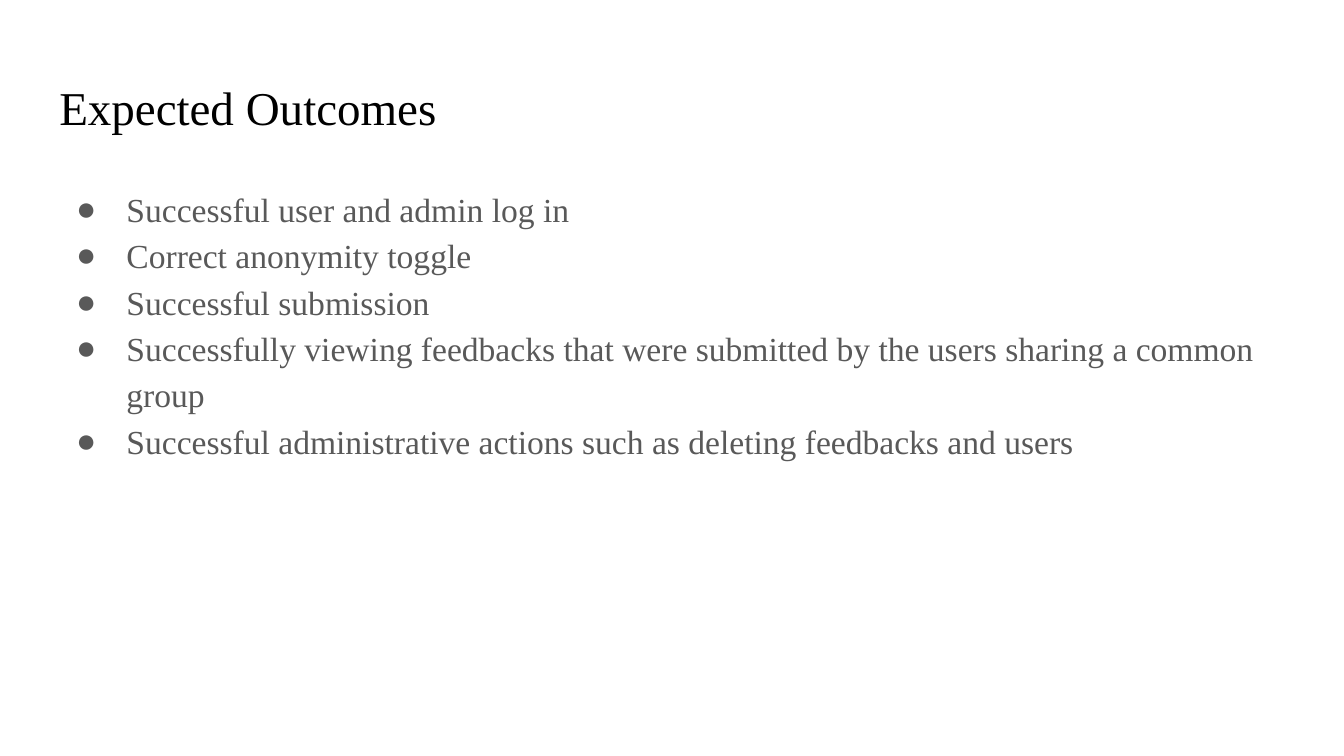
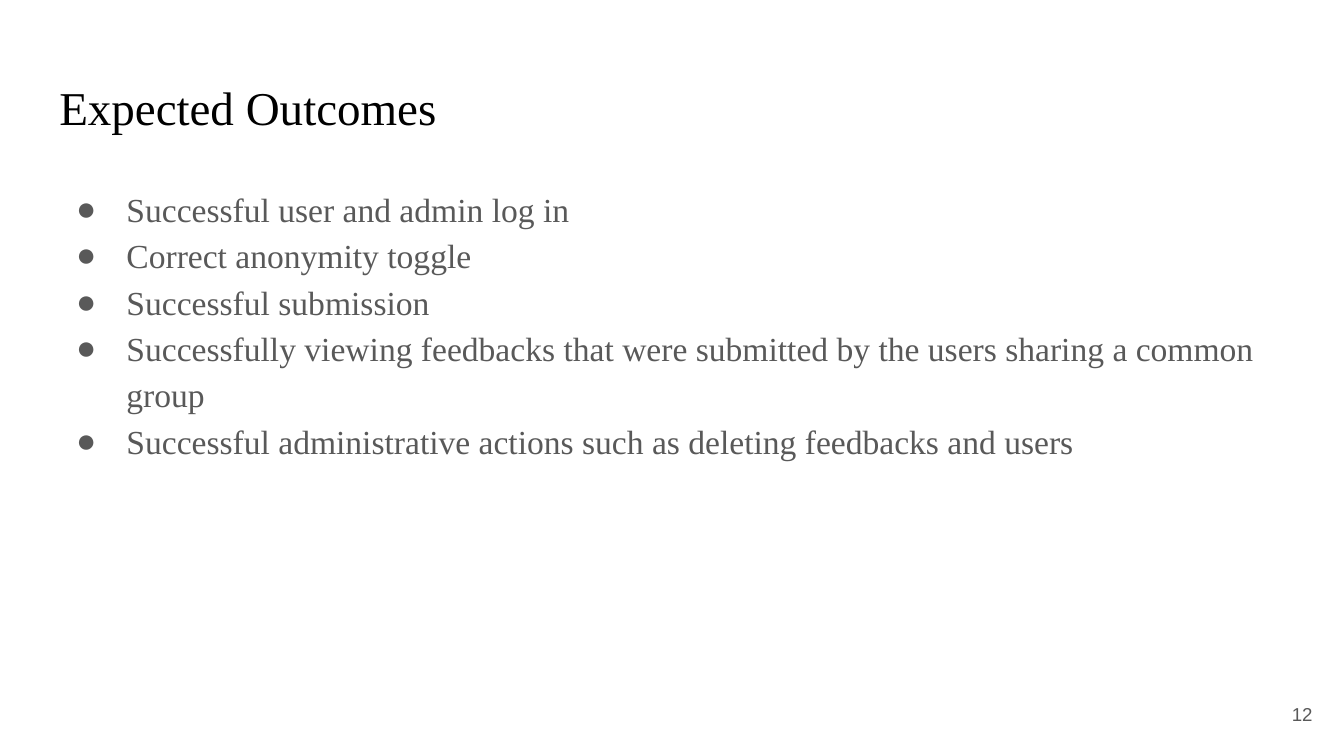
Before and after one commit to Lumineskz/AnonFeedbackWall, a slide deck: slide 12 of Presentations/Proposal Format.pptx (slide 13 before the commit). Drawn at 1344x756 pixels with LibreOffice and Linux fonts; fonts in the diff are those of the drawing. Boxes give left, top, right and bottom in pixels: in the first picture for what was removed or moved away, otherwise in the second. Text is boxed around its words. In the diff, an @@ line names an element or a change of style, - is before the commit and + after.

```diff
--- a/Presentations/Proposal Format.pptx
+++ b/Presentations/Proposal Format.pptx
@@ page number added at bbox=[1292, 708, 1313, 721], 10 pt, text #595959 @@
+12
```
Also in this commit, not shown: 14 other slides changed, 1 slide removed, 1 other file.
